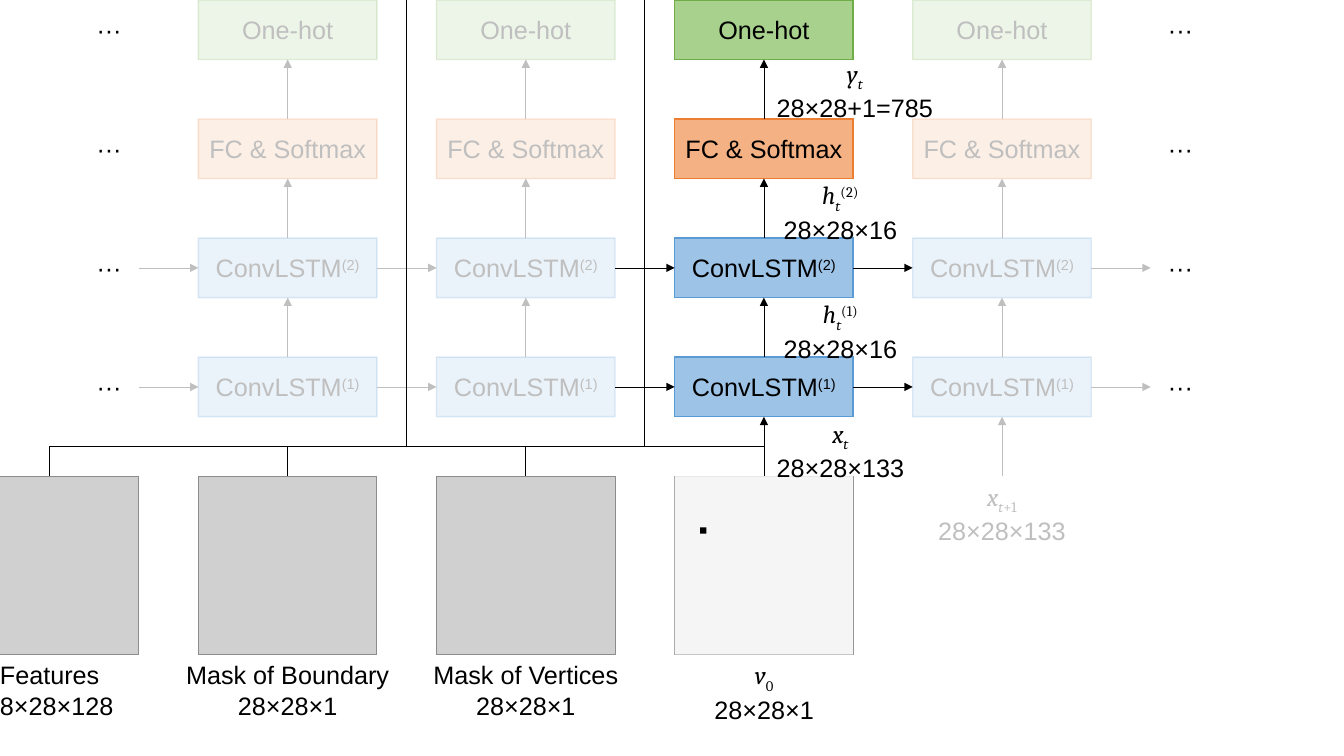
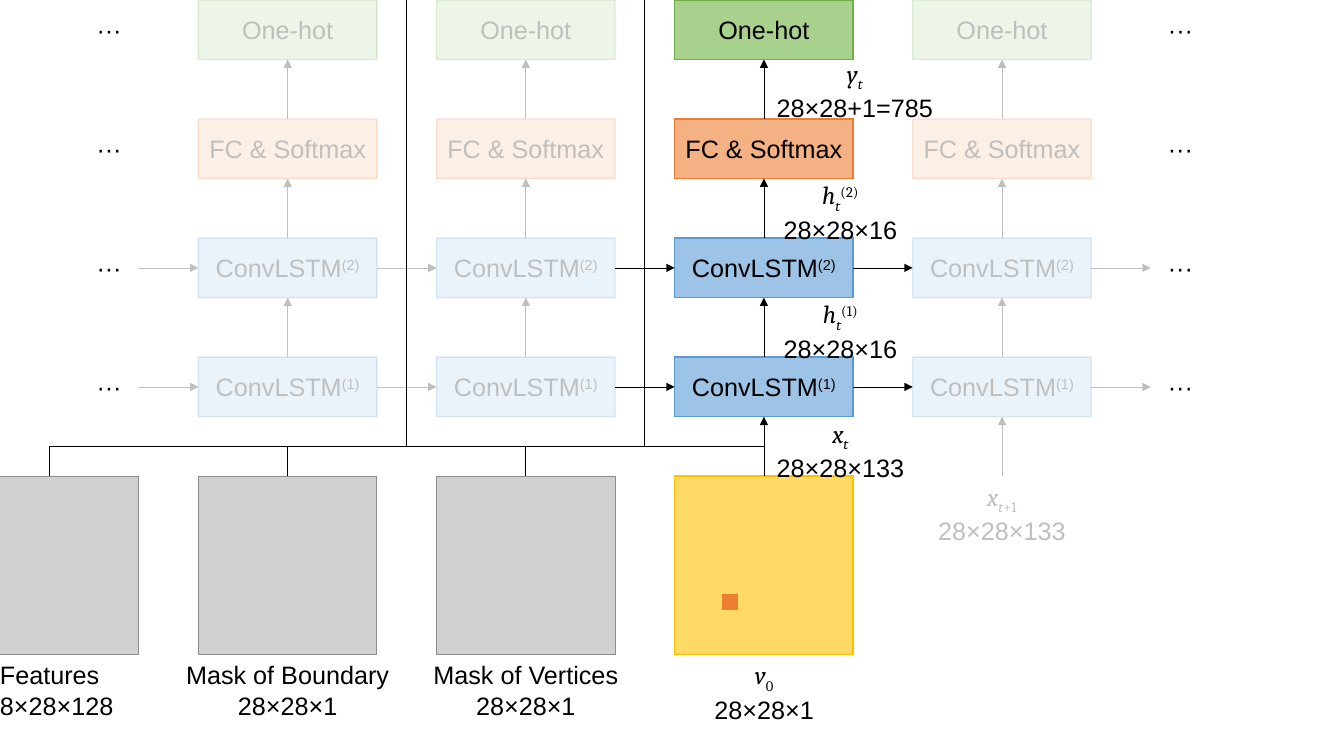
Before and after one commit to lizuoyue/ETH-Thesis, a slide deck: slide 6 of ThesisLaTeX/fig.pptx. Drawn at 1344x756 pixels with LibreOffice and Linux fonts; fonts in the diff are those of the drawing; grey boxes stand for pictures; background and template pictures are left out. Boxes give left, top, right and bottom in pixels: in the first picture for what was removed or moved away, otherwise in the second. Text is boxed around its words. In the diff, an @@ line names an element or a change of style, - is before the commit and + after.

```diff
--- a/ThesisLaTeX/fig.pptx
+++ b/ThesisLaTeX/fig.pptx
@@ rectangle at <box>675,476,853,654</box>: fill #FFFFFF at 80% opacity to #FFD966; outline none to #FFC000 1 pt @@
@@ picture removed at <box>675,476,853,654</box> @@
@@ rectangle removed at <box>701,527,707,533</box> @@
@@ rectangle added at <box>722,594,738,610</box>, fill #ED7D31 @@
```
Also in this commit, not shown: 1 slide added, 17 other files.
